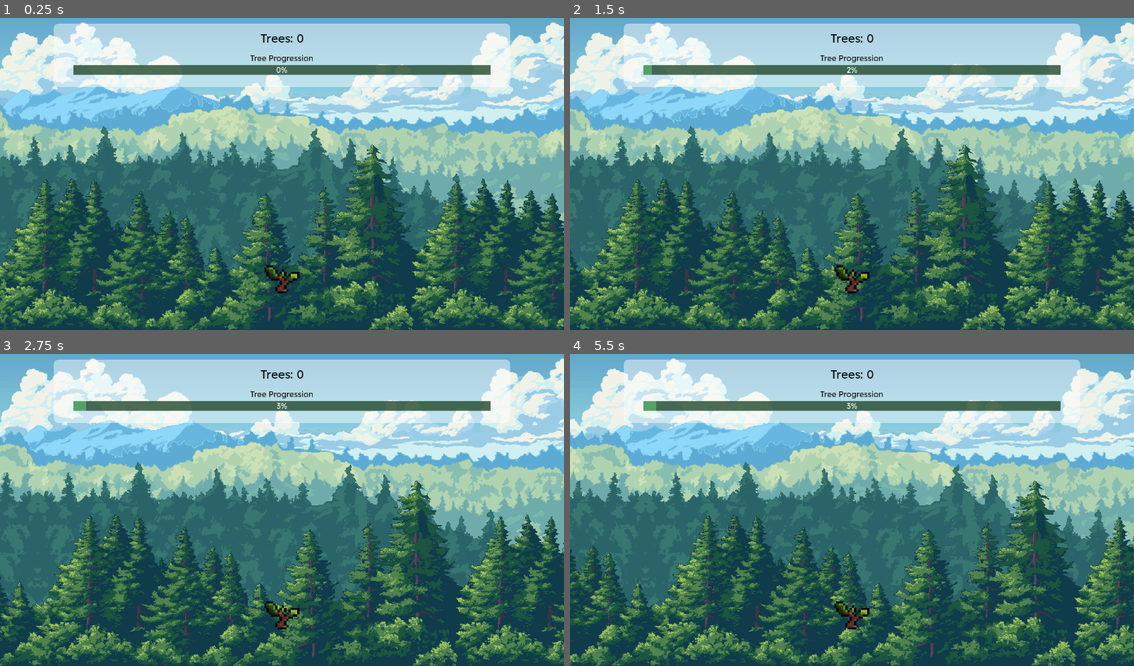
Above: before the commit, frames 1-4 (two rows, left to right).
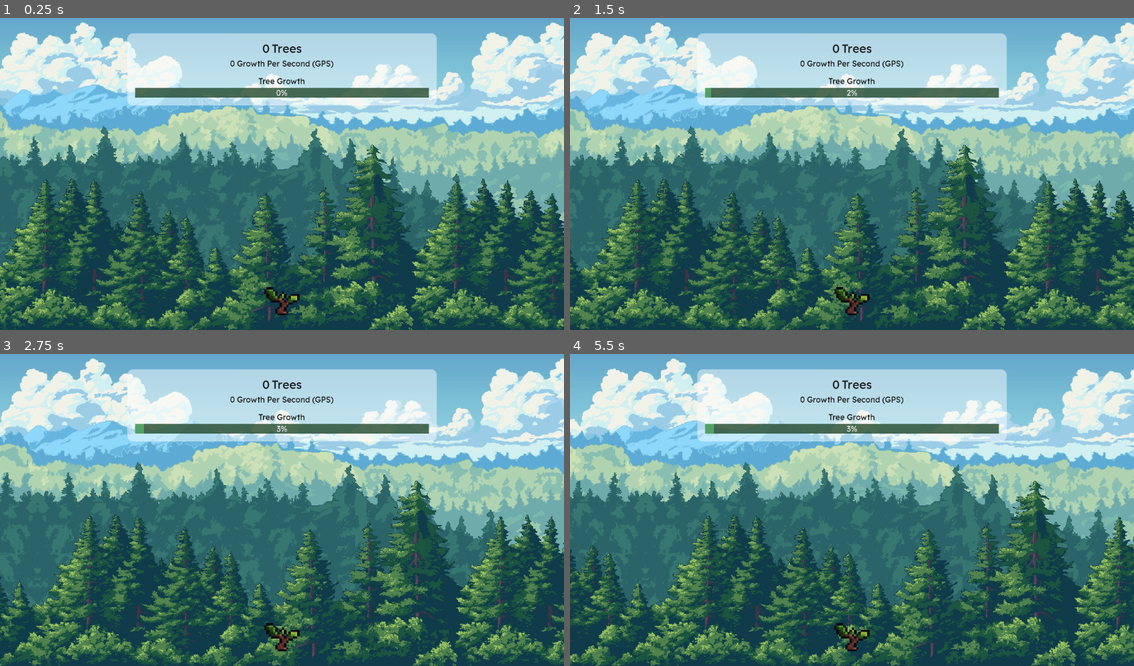
Above: after the commit, the same moments.

Repository: CallumB04/tree-clicker
Game: Godot game, scene res://Scenes/Game.tscn
Same seed, same stepped clock (60 frames per second), same inputs: the game is played once before the commit and once after it.
Inputs (mouse positions are in pixels of both pictures, inside the frame that each line leads up to; where the layout moved, square brackets give the same spot in the first picture):
- Up to frame 1 (0.25 s): no input
- Up to frame 2 (1.5 s): click (852, 301) [852, 280] at 0.5 s; click (852, 301) [852, 280] at 1.25 s
- Up to frame 3 (2.75 s): click (282, 637) [282, 616] at 2 s
- Up to frame 4 (5.5 s): no input

The runs differ from the first frame. In frame 1, 10% of the frame differs, in the area x 9-91%, y 1-96%; in frame 2, 10%; in frame 3, 10%; in frame 4, 11%.

Commit message:
feat: improve UI layout

Diff:
--- a/Scenes/Game.tscn
+++ b/Scenes/Game.tscn
@@ -9,14 +9,12 @@
 [ext_resource type="Texture2D" uid="uid://obopyt80phyl" path="res://Assets/ParalaxBackground/forest_mid.png" id="6_1l0tm"]
 [ext_resource type="Texture2D" uid="uid://dmnyuqddk4xrk" path="res://Assets/ParalaxBackground/forest_front.png" id="7_v158k"]
 
-[sub_resource type="StyleBoxFlat" id="StyleBoxFlat_2irst"]
-bg_color = Color(1, 1, 1, 0.462745)
-corner_radius_top_left = 10
-corner_radius_top_right = 10
-corner_radius_bottom_right = 10
-corner_radius_bottom_left = 10
-expand_margin_left = 40.0
-expand_margin_right = 40.0
+[sub_resource type="StyleBoxFlat" id="StyleBoxFlat_dahhg"]
+bg_color = Color(1, 1, 1, 0.470588)
+corner_radius_top_left = 12
+corner_radius_top_right = 12
+corner_radius_bottom_right = 12
+corner_radius_bottom_left = 12
 
 [sub_resource type="StyleBoxFlat" id="StyleBoxFlat_bf53h"]
 bg_color = Color(0.117647, 0.270588, 0.152941, 0.784314)
@@ -100,64 +98,90 @@
 layout_mode = 1
 anchors_preset = -1
 anchor_left = 0.5
-anchor_top = 0.884
+anchor_top = 1.0
 anchor_right = 0.5
-anchor_bottom = 0.884
+anchor_bottom = 1.0
 offset_left = -8.0
-offset_top = -12.832
+offset_top = -13.0
 offset_right = 8.0
-offset_bottom = 0.167969
+offset_bottom = -30.0
 grow_horizontal = 2
 grow_vertical = 0
 scale = Vector2(4.5, 4.5)
 pivot_offset = Vector2(8, 13)
 texture_normal = ExtResource("4_1l0tm")
 
-[node name="ScorePanel" type="Panel" parent="."]
+[node name="InfoPanel" type="PanelContainer" parent="."]
 layout_mode = 1
 anchors_preset = -1
 anchor_left = 0.5
 anchor_right = 0.5
-offset_left = -426.0
-offset_top = 20.0
-offset_right = 426.0
-offset_bottom = 150.0
+offset_top = 40.0
 grow_horizontal = 2
-theme_override_styles/panel = SubResource("StyleBoxFlat_2irst")
+theme_override_styles/panel = SubResource("StyleBoxFlat_dahhg")
+metadata/_edit_use_anchors_ = true
 
-[node name="ScoreContainer" type="VBoxContainer" parent="ScorePanel"]
-layout_mode = 1
-anchors_preset = 5
-anchor_left = 0.5
-anchor_right = 0.5
-offset_left = -426.0
-offset_top = 15.0
-offset_right = 426.0
-offset_bottom = 115.0
-grow_horizontal = 2
+[node name="MarginContainer" type="MarginContainer" parent="InfoPanel"]
+layout_mode = 2
+theme_override_constants/margin_left = 16
+theme_override_constants/margin_top = 16
+theme_override_constants/margin_right = 16
+theme_override_constants/margin_bottom = 16
+
+[node name="VBoxContainer" type="VBoxContainer" parent="InfoPanel/MarginContainer"]
+layout_mode = 2
+size_flags_horizontal = 4
+size_flags_vertical = 4
 theme_override_constants/separation = 16
 
-[node name="TreeCount" type="RichTextLabel" parent="ScorePanel/ScoreContainer"]
+[node name="VBoxContainer" type="VBoxContainer" parent="InfoPanel/MarginContainer/VBoxContainer"]
 layout_mode = 2
-theme_override_colors/default_color = Color(0.054902, 0.054902, 0.054902, 1)
-theme_override_font_sizes/normal_font_size = 24
-text = "Trees: 0"
-fit_content = true
-horizontal_alignment = 1
+theme_override_constants/separation = 6
 
-[node name="ProgressContainer" type="VBoxContainer" parent="ScorePanel/ScoreContainer"]
+[node name="HBoxContainer" type="HBoxContainer" parent="InfoPanel/MarginContainer/VBoxContainer/VBoxContainer"]
+layout_mode = 2
+size_flags_horizontal = 4
+
+[node name="TreeCount" type="Label" parent="InfoPanel/MarginContainer/VBoxContainer/VBoxContainer/HBoxContainer"]
+layout_mode = 2
+theme_override_colors/font_color = Color(0.054902, 0.054902, 0.054902, 1)
+theme_override_font_sizes/font_size = 24
+text = "0"
+
+[node name="Label" type="Label" parent="InfoPanel/MarginContainer/VBoxContainer/VBoxContainer/HBoxContainer"]
+layout_mode = 2
+theme_override_colors/font_color = Color(0.054902, 0.054902, 0.054902, 1)
+theme_override_font_sizes/font_size = 24
+text = "Trees"
+
+[node name="HBoxContainer2" type="HBoxContainer" parent="InfoPanel/MarginContainer/VBoxContainer/VBoxContainer"]
+layout_mode = 2
+size_flags_horizontal = 4
+size_flags_vertical = 0
+
+[node name="GPS" type="Label" parent="InfoPanel/MarginContainer/VBoxContainer/VBoxContainer/HBoxContainer2"]
+layout_mode = 2
+theme_override_colors/font_color = Color(0.054902, 0.054902, 0.054902, 1)
+text = "0"
+
+[node name="Label" type="Label" parent="InfoPanel/MarginContainer/VBoxContainer/VBoxContainer/HBoxContainer2"]
+layout_mode = 2
+theme_override_colors/font_color = Color(0.054902, 0.054902, 0.054902, 1)
+text = "Growth Per Second (GPS)"
+
+[node name="VBoxContainer2" type="VBoxContainer" parent="InfoPanel/MarginContainer/VBoxContainer"]
 layout_mode = 2
 theme_override_constants/separation = 4
 
-[node name="ProgressBarLabel" type="RichTextLabel" parent="ScorePanel/ScoreContainer/ProgressContainer"]
+[node name="Label" type="Label" parent="InfoPanel/MarginContainer/VBoxContainer/VBoxContainer2"]
 layout_mode = 2
-theme_override_colors/default_color = Color(0.054902, 0.054902, 0.054902, 1)
-theme_override_font_sizes/normal_font_size = 16
-text = "Tree Progression"
-fit_content = true
+size_flags_horizontal = 4
+theme_override_colors/font_color = Color(0.054902, 0.054902, 0.054902, 1)
+text = "Tree Growth"
 horizontal_alignment = 1
 
-[node name="TreeProgress" type="ProgressBar" parent="ScorePanel/ScoreContainer/ProgressContainer"]
+[node name="TreeGrowthProgress" type="ProgressBar" parent="InfoPanel/MarginContainer/VBoxContainer/VBoxContainer2"]
+custom_minimum_size = Vector2(600, 0)
 layout_mode = 2
 theme_override_styles/background = SubResource("StyleBoxFlat_bf53h")
 theme_override_styles/fill = SubResource("StyleBoxFlat_71axn")
--- a/Scripts/Game.gd
+++ b/Scripts/Game.gd
@@ -16,7 +16,7 @@
 	if current_tree_progress >= 100:
 		current_tree_progress -= 100;
 		trees += 1;
-		$ScorePanel/ScoreContainer/TreeCount.text = "Trees: %s" % [trees]; ## updating trees score text
+		$InfoPanel/MarginContainer/VBoxContainer/VBoxContainer/HBoxContainer/TreeCount.text = str(trees); ## updating trees score text
 		$TreeClicker.texture_normal = preload("res://Assets/Trees/Oak1.png");
 		$TreeClicker.pivot_offset = Vector2(8, 13);
 	elif current_tree_progress >= 80:
@@ -32,4 +32,4 @@
 		$TreeClicker.texture_normal = preload("res://Assets/Trees/Oak2.png");
 		$TreeClicker.pivot_offset = Vector2(8, 19);
 
-	$ScorePanel/ScoreContainer/ProgressContainer/TreeProgress.value = current_tree_progress; ## updating tree progress bar
+	$InfoPanel/MarginContainer/VBoxContainer/VBoxContainer2/TreeGrowthProgress.value = current_tree_progress; ## updating tree progress bar
--- a/project.godot
+++ b/project.godot
@@ -18,6 +18,7 @@
 [gui]
 
 theme/custom_font="uid://cyutfaobtgonu"
+theme/default_font_multichannel_signed_distance_field=true
 
 [rendering]
 
